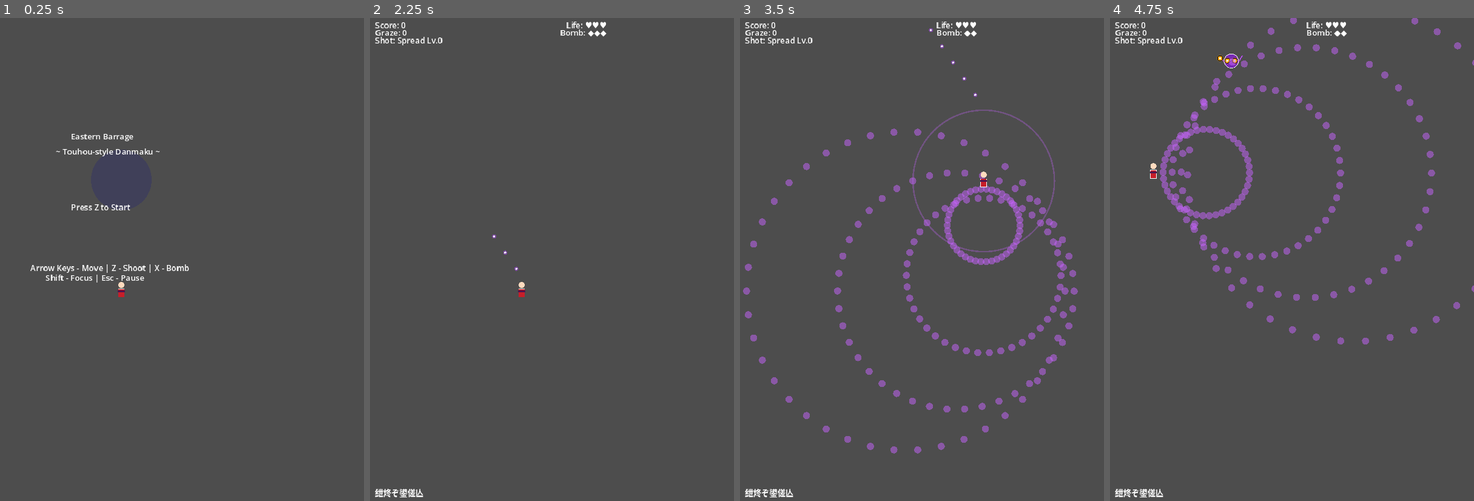
Above: before the commit, frames 1-4 (left to right).
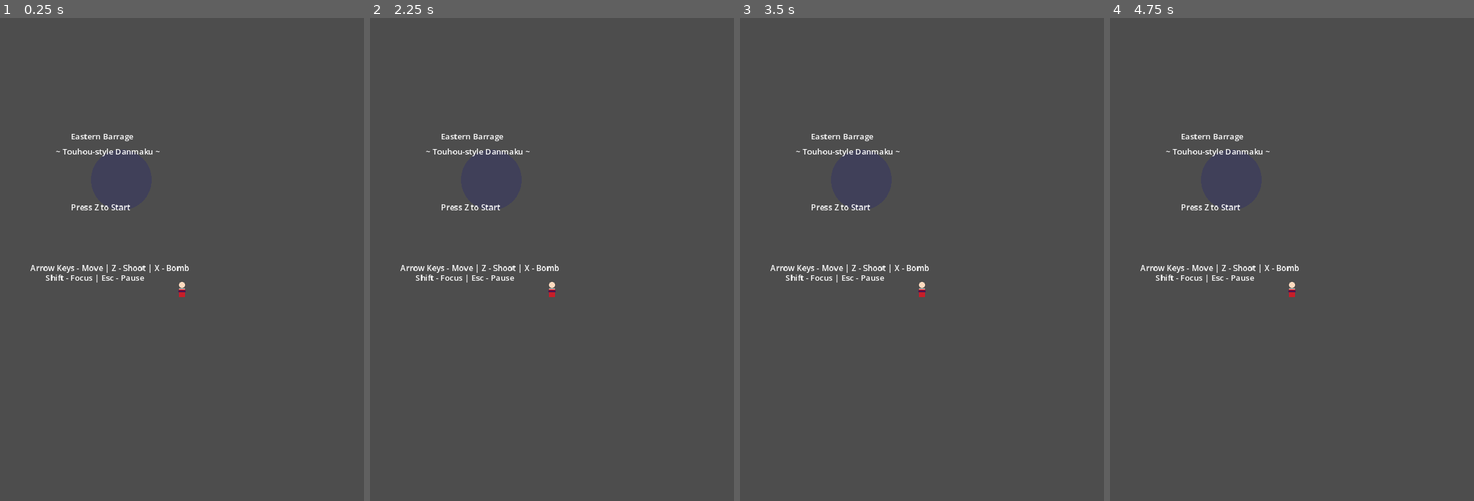
Above: after the commit, the same moments.

Repository: wuhao-pyquant/touhou
Game: Godot game, scene res://scenes/main.tscn
Same seed, same stepped clock (60 frames per second), same inputs: the game is played once before the commit and once after it.
Inputs:
- Up to frame 1 (0.25 s): no input
- Up to frame 2 (2.25 s): tap Enter at 0.5, 2 s; hold D (move_right) 0.53-1.28 s; tap X (bomb) at 0.6, 1.35 s; tap Space at 1.25 s; hold S (move_down) 1.28-2.03 s; hold D (move_right) from 2.03 s (still down); hold Z (shoot) from 2.03 s (still down)
- Up to frame 3 (3.5 s): tap X (bomb) at 2.3, 3.05 s; release D (move_right) at 2.78 s; release Z (shoot) at 2.78 s; hold W (move_up) from 2.78 s (still down); tap Shift at 2.85 s
- Up to frame 4 (4.75 s): release W (move_up) at 3.53 s; hold A (move_left) from 3.53 s (still down); tap X (bomb) at 3.6, 4.35 s

The runs differ from the first frame. In frame 1, less than 0.1% of the frame differs, in the area x 32-51%, y 54-58%; in frame 2, 1.4%; in frame 3, 5.2%, in the area x 0-93%, y 0-100%; in frame 4, 4.6%.

Commit message:
fix: make stage 4-6 fallback paths safe and viewport-aware

Diff:
--- a/scripts/main.gd
+++ b/scripts/main.gd
@@ -9,7 +9,10 @@
 var boss_alive: bool = false
 var stage_controller: Dictionary = {}
 var stage_timer: float = 0.0
-var player_x: float = 240.0
+var current_stage_local: int = 1
+var SCREEN_W: int = 720
+var SCREEN_H: int = 960
+var player_x: float = 360.0
 var player_y: float = 540.0
 var player_invincible: bool = false
 var player_invincible_timer: float = 0.0
@@ -24,12 +27,55 @@
 var _sfx_shoot_skip: int = 0
 var player_deathbomb_primed: bool = false
 var player_deathbomb_timer: float = 0.0
-var MAX_BULLETS: int = GameManager.MAX_BULLETS
-var SCREEN_W: int = GameManager.SCREEN_W
-var SCREEN_H: int = GameManager.SCREEN_H
+var MAX_BULLETS: int = 12000
 const PLAYFIELD_MARGIN := 16.0
+var GameManager: Object = null
+var AudioManager: Object = null
+
+func _resolve_singletons() -> void:
+	if not GameManager:
+		if is_inside_tree():
+			GameManager = get_node_or_null("/root/GameManager")
+		if not GameManager:
+			GameManager = load("res://autoload/game_manager.gd").new()
+	if not AudioManager:
+		if is_inside_tree():
+			AudioManager = get_node_or_null("/root/AudioManager")
+		else:
+			AudioManager = null
+
+func _init() -> void:
+	_resolve_singletons()
+	if GameManager:
+		MAX_BULLETS = GameManager.MAX_BULLETS
+		SCREEN_W = GameManager.SCREEN_W
+		SCREEN_H = GameManager.SCREEN_H
+	else:
+		MAX_BULLETS = 12000
+		SCREEN_W = 720
+		SCREEN_H = 960
+	_apply_viewport_layout()
+
+func _active_stage() -> int:
+	var gm = null
+	if is_inside_tree():
+		gm = get_node_or_null("/root/GameManager")
+	return gm.current_stage if gm else current_stage_local
+
+func _set_active_stage(stage: int) -> void:
+	current_stage_local = stage
+	var gm = null
+	if is_inside_tree():
+		gm = get_node_or_null("/root/GameManager")
+	if gm:
+		gm.current_stage = stage
+
+func _apply_viewport_layout() -> void:
+	player_x = SCREEN_W * 0.5
+	player_y = SCREEN_H * 0.5625
 
 func _ready():
+	_resolve_singletons()
 	randomize()
 	for i in range(MAX_BULLETS):
 		bullet_pool.append(_make_bullet())
@@ -47,7 +93,7 @@
 func _start_game():
 	GameManager.reset()
 	GameManager.state = "stage"
-	GameManager.current_stage = 1
+	_set_active_stage(1)
 	stage_timer = 0.0
 	_reset_player()
 	_clear_bullets()
@@ -57,7 +103,8 @@
 	if AudioManager: AudioManager.bgm_stage_mid(1)
 
 func _reset_player():
-	player_x = 240.0; player_y = 540.0
+	player_x = SCREEN_W * 0.5
+	player_y = SCREEN_H * 0.5625
 	player_invincible = false; player_invincible_timer = 0.0
 	player_just_hit = false; player_bombing = false
 	player_bomb_timer = 0.0; player_bomb_radius = 0.0; player_bomb_phase = 0
@@ -76,20 +123,25 @@
 	player_invincible_timer = GameManager.INVINCIBLE_DURATION / 60.0
 
 func _advance_stage():
-	GameManager.current_stage += 1
+	_set_active_stage(_active_stage() + 1)
 	stage_timer = 0.0
 	_clear_bullets()
 	items.clear(); enemies.clear()
 	boss = {}; boss_alive = false
-	_load_stage(GameManager.current_stage)
+	_load_stage(_active_stage())
 	GameManager.state = "stage"
-	if AudioManager: AudioManager.bgm_stage_mid(GameManager.current_stage)
+	if AudioManager: AudioManager.bgm_stage_mid(_active_stage())
 
 func _load_stage(stage: int):
+	current_stage_local = stage
 	match stage:
 		1: stage_controller = {"boss_time": 4500, "waves": {}}
 		2: stage_controller = {"boss_time": 4800, "waves": {}}
 		3: stage_controller = {"boss_time": 5400, "waves": {}}
+		_:
+			# FOUNDATION FALLBACK: reuse a baseline controller for stages 4-6.
+			var fallback_idx: int = _fallback_stage_index(stage)
+			stage_controller = {"boss_time": 3600 + (fallback_idx - 1) * 600, "waves": {}, "fallback_from": fallback_idx}
 	# Stage waves defined inline below
 	stage_controller["boss_spawned"] = false
 
@@ -208,10 +260,16 @@
 	boss_alive = true
 
 func _load_boss_cards():
-	match GameManager.current_stage:
+	match _active_stage():
 		1: boss.cards = _stage1_cards()
 		2: boss.cards = _stage2_cards()
 		3: boss.cards = _stage3_cards()
+		_:
+			# FOUNDATION FALLBACK: reuse cards from the baseline cycle for stages 4-6.
+			match _fallback_stage_index(_active_stage()):
+				1: boss.cards = _stage1_cards()
+				2: boss.cards = _stage2_cards()
+				_: boss.cards = _stage3_cards()
 
 func _stage1_cards() -> Array:
 	return [
@@ -451,12 +509,22 @@
 	if int(boss.card_shot) % (2 if boss.card_timer < 600 else 4) == 0:
 		var a: float = randf_range(0,TAU); _spawn_bullet_enemy(boss.x,boss.y,cos(a)*randf_range(3,6)*mult,sin(a)*randf_range(3,6)*mult,3,Color.WHITE)
 
+# Stage wave helpers for the foundation stage layout.
+func _fallback_stage_index(stage: int) -> int:
+	return ((stage - 1) % 3) + 1
+
 # Stage wave spawning
 func _stage_waves(timer: int):
-	match GameManager.current_stage:
+	match _active_stage():
 		1: _waves_s1(timer)
 		2: _waves_s2(timer)
 		3: _waves_s3(timer)
+		_:
+			# FOUNDATION FALLBACK: cycle through baseline waves for stages 4-6.
+			match _fallback_stage_index(_active_stage()):
+				1: _waves_s1(timer)
+				2: _waves_s2(timer)
+				_: _waves_s3(timer)
 
 func _waves_s1(timer: int):
 	var w: int = timer
@@ -1032,6 +1100,7 @@
 	var bomb_str = "Bomb: "+"◆".repeat(gm.bombs)
 	var life_w = font.get_string_size(life_str).x
 	var bomb_w = font.get_string_size(bomb_str).x
-	draw_string(font, Vector2(468 - life_w, 20), life_str)
-	draw_string(font, Vector2(468 - bomb_w, 35), bomb_str)
+	var right_margin: float = 12.0
+	draw_string(font, Vector2(SCREEN_W - right_margin - life_w, 20), life_str)
+	draw_string(font, Vector2(SCREEN_W - right_margin - bomb_w, 35), bomb_str)
 	draw_string(font, Vector2(10, SCREEN_H - 15), gm.STAGE_NAMES[gm.current_stage - 1])
--- a/tests/assert_viewport_config.gd
+++ b/tests/assert_viewport_config.gd
@@ -4,27 +4,59 @@
 	push_error(message)
 	quit(1)
 
+func _assert(condition: bool, message: String) -> void:
+	if not condition:
+		_fail(message)
+
+func _verify_gameplay_fallbacks(gm: Object, main: Node2D) -> void:
+	for stage in [4, 5, 6]:
+		gm.current_stage = stage
+		main._load_stage(stage)
+		_assert(main.stage_controller.has("boss_time"), "stage %d missing boss_time" % stage)
+		_assert(main.stage_controller.has("waves"), "stage %d missing waves table" % stage)
+		_assert(main.stage_controller.has("boss_spawned"), "stage %d missing boss_spawned flag" % stage)
+		_assert(main.stage_controller.has("fallback_from"), "stage %d missing fallback marker" % stage)
+
+		main._stage_waves(0)
+		main._stage_waves(120)
+		main._stage_waves(420)
+
+		main.boss = {}
+		main._load_boss_cards()
+		_assert(main.boss.has("cards"), "stage %d missing boss cards from fallback" % stage)
+		var cards: Array = main.boss.get("cards", [])
+		_assert(cards.size() > 0, "stage %d boss cards fallback is empty" % stage)
+
+func _verify_main_player_layout(gm: Object, main_scene: PackedScene) -> void:
+	var main = main_scene.instantiate()
+	get_root().add_child(main)
+
+	_assert(main.player_x == gm.SCREEN_W * 0.5, "Initial player_x is not viewport-centered")
+	main._reset_player()
+	_assert(main.player_y == gm.SCREEN_H * 0.5625, "Reset player_y is not viewport-scaled")
+
+	_verify_gameplay_fallbacks(gm, main)
+	main.queue_free()
+
 func _init() -> void:
 	var width := int(ProjectSettings.get_setting("display/window/size/viewport_width"))
 	var height := int(ProjectSettings.get_setting("display/window/size/viewport_height"))
-	if width != 720:
-		_fail("Expected viewport_width 720, got %d" % width)
-	if height != 960:
-		_fail("Expected viewport_height 960, got %d" % height)
+	_assert(width == 720, "Expected viewport_width 720, got %d" % width)
+	_assert(height == 960, "Expected viewport_height 960, got %d" % height)
 
 	var gm_script = load("res://autoload/game_manager.gd")
 	if gm_script == null:
 		_fail("Could not load GameManager script")
 	var gm = gm_script.new()
-	if gm.SCREEN_W != 720:
-		_fail("Expected GameManager.SCREEN_W 720, got %d" % gm.SCREEN_W)
-	if gm.SCREEN_H != 960:
-		_fail("Expected GameManager.SCREEN_H 960, got %d" % gm.SCREEN_H)
+	_assert(gm.SCREEN_W == 720, "Expected GameManager.SCREEN_W 720, got %d" % gm.SCREEN_W)
+	_assert(gm.SCREEN_H == 960, "Expected GameManager.SCREEN_H 960, got %d" % gm.SCREEN_H)
 	var rect: Rect2 = gm.playfield_rect()
-	if rect.position != Vector2.ZERO:
-		_fail("Expected playfield origin Vector2.ZERO, got %s" % [rect.position])
-	if rect.size != Vector2(720, 960):
-		_fail("Expected playfield size 720x960, got %s" % [rect.size])
-	if gm.stage_count() != 6:
-		_fail("Expected six configured stage names, got %d" % gm.stage_count())
+	_assert(rect.position == Vector2.ZERO, "Expected playfield origin Vector2.ZERO, got %s" % [rect.position])
+	_assert(rect.size == Vector2(720, 960), "Expected playfield size 720x960, got %s" % [rect.size])
+	_assert(gm.stage_count() == 6, "Expected six configured stage names, got %d" % gm.stage_count())
+
+	var main_scene = load("res://scenes/main.tscn")
+	if main_scene == null:
+		_fail("Could not load main scene")
+	_verify_main_player_layout(gm, main_scene)
 	quit(0)
